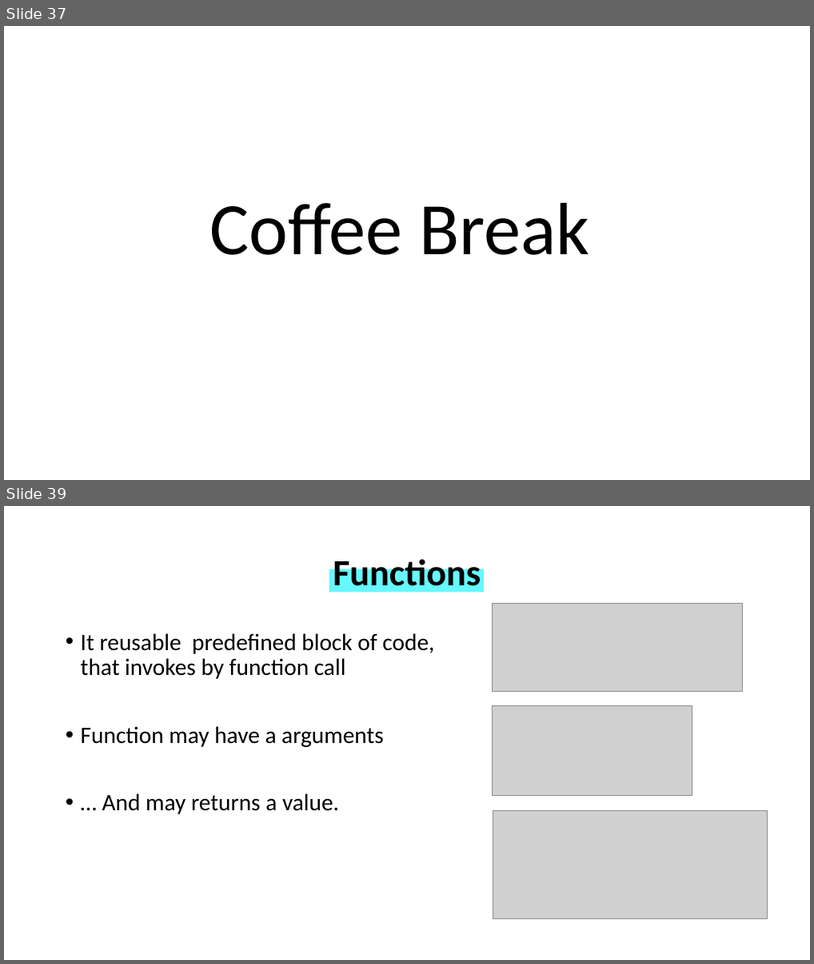
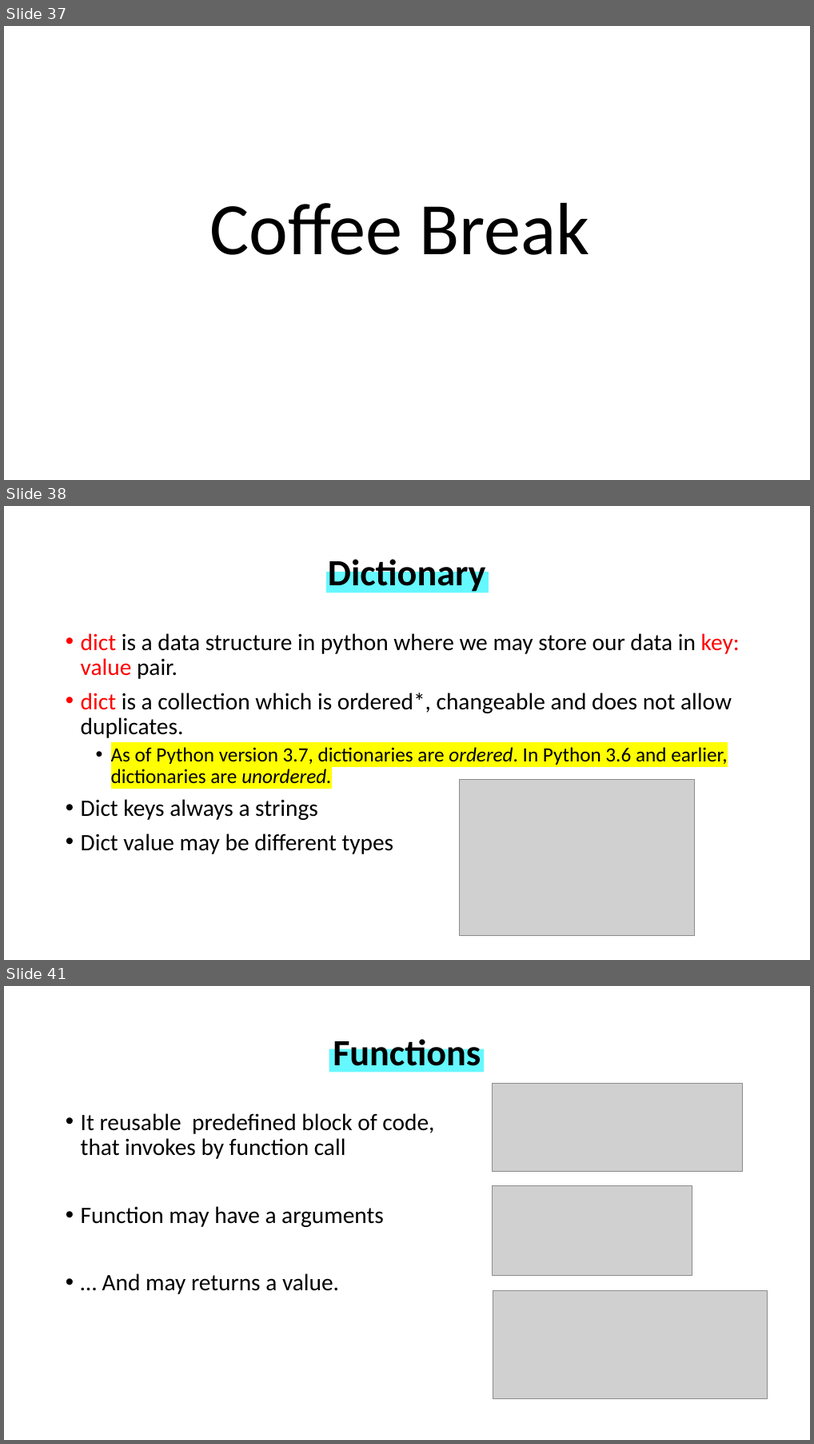
Before and after one commit to WonderLuc/brother-bootcamp, a slide deck: python 101/python_101.pptx. Shown one above the other, each under a label of ours: slides 37 and 39 before the commit, slides 37, 38 and 41 after it; the slides between them are not shown. The pictures are 814x964 and 814x1444 pixels, drawn with LibreOffice and Linux fonts; fonts in the diff are those of the drawing; grey boxes stand for pictures; background and template pictures are left out. Boxes give left, top, right and bottom in pixels: in the first picture for what was removed or moved away, otherwise in the second. Text is boxed around its words. In the diff, an @@ line names an element or a change of style, - is before the commit and + after.

Commit message:
feat: add dict base section

```diff
--- a/python 101/python_101.pptx
+++ b/python 101/python_101.pptx
@@ slide 38 added at bbox=[4, 506, 810, 960], background picture (left out) @@
@@ rectangle added at bbox=[326, 572, 489, 593], fill #65F8FF @@
@@ title added at bbox=[328, 555, 486, 595], 44 pt, text #000000, bold @@
+Dictionary
@@ text added at bbox=[81, 633, 740, 854], 28 pt, text #000000 @@
+• dict is a data structure in python where we may store our data in key: value pair.
+• dict is a collection which is ordered*, changeable and does not allow duplicates.
+  • As of Python version 3.7, dictionaries are ordered. In Python 3.6 and earlier, dictionaries are unordered.
+• Dict keys always a strings
+• Dict value may be different types
@@ picture added at bbox=[460, 779, 695, 936] @@
@@ what was slide 39 is now slide 41 @@
```
Also in this commit, not shown: 2 slides changed, 2 other slides added, 1 slide removed, 3 other files.
